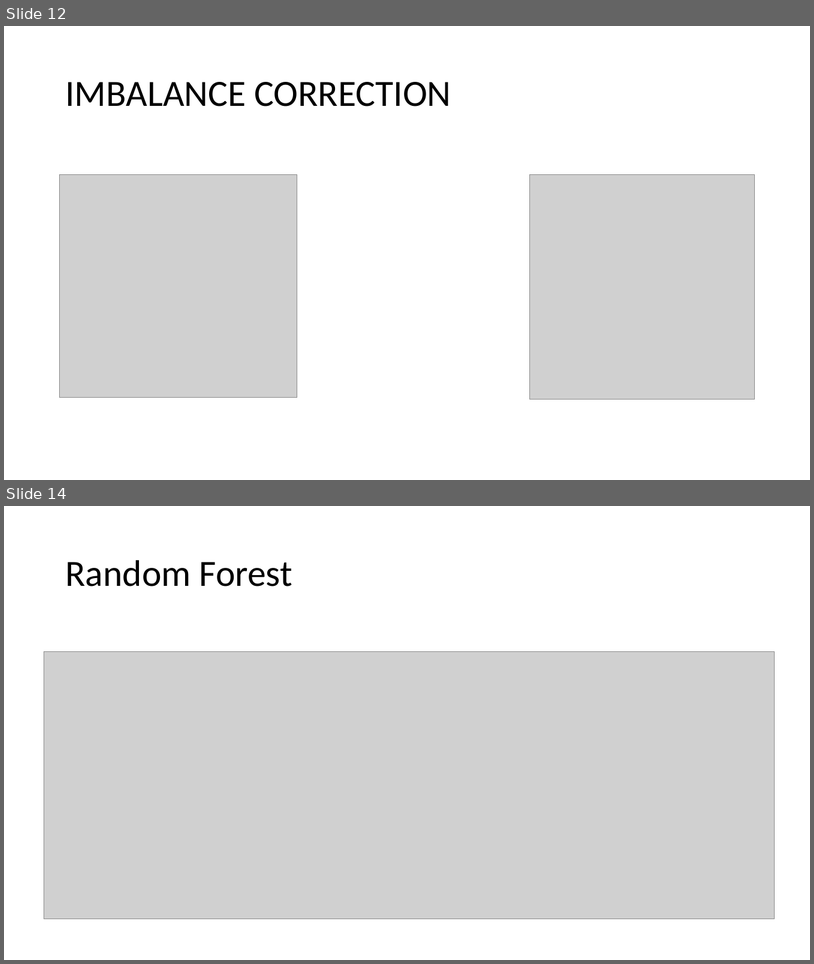
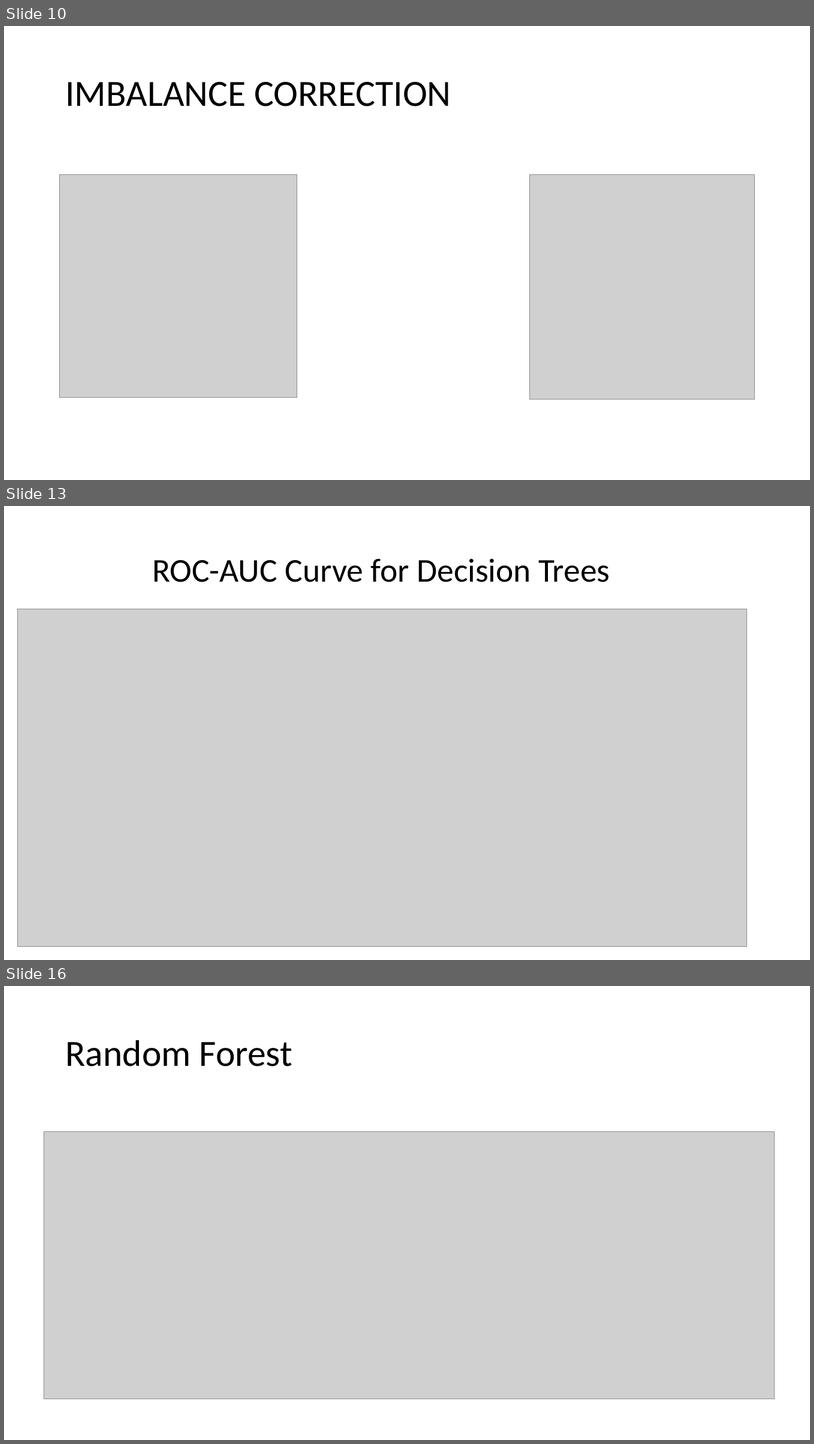
Before and after one commit to harimadhavan2000/P1, a slide deck: GBC_ML1_project_pres.pptx. Shown one above the other, each under a label of ours: slides 12 and 14 before the commit, slides 10, 13 and 16 after it; the slides between them are not shown. The pictures are 814x964 and 814x1444 pixels, drawn with LibreOffice and Linux fonts; fonts in the diff are those of the drawing; grey boxes stand for pictures. Boxes give left, top, right and bottom in pixels: in the first picture for what was removed or moved away, otherwise in the second. Text is boxed around its words. In the diff, an @@ line names an element or a change of style, - is before the commit and + after.

```diff
--- a/GBC_ML1_project_pres.pptx
+++ b/GBC_ML1_project_pres.pptx
@@ slide 13 added at (x1=4, y1=506, x2=810, y2=960), background #FFFFFF @@
@@ title added at (x1=152, y1=559, x2=610, y2=582), 39.6 pt, text #000000 @@
+ROC-AUC Curve for Decision Trees
@@ picture added at (x1=17, y1=609, x2=747, y2=946) @@
@@ what was slide 12 is now slide 10 @@
@@ what was slide 14 is now slide 16 @@
```
Also in this commit, not shown: 4 slides changed, 5 other slides added, 1 slide removed.
